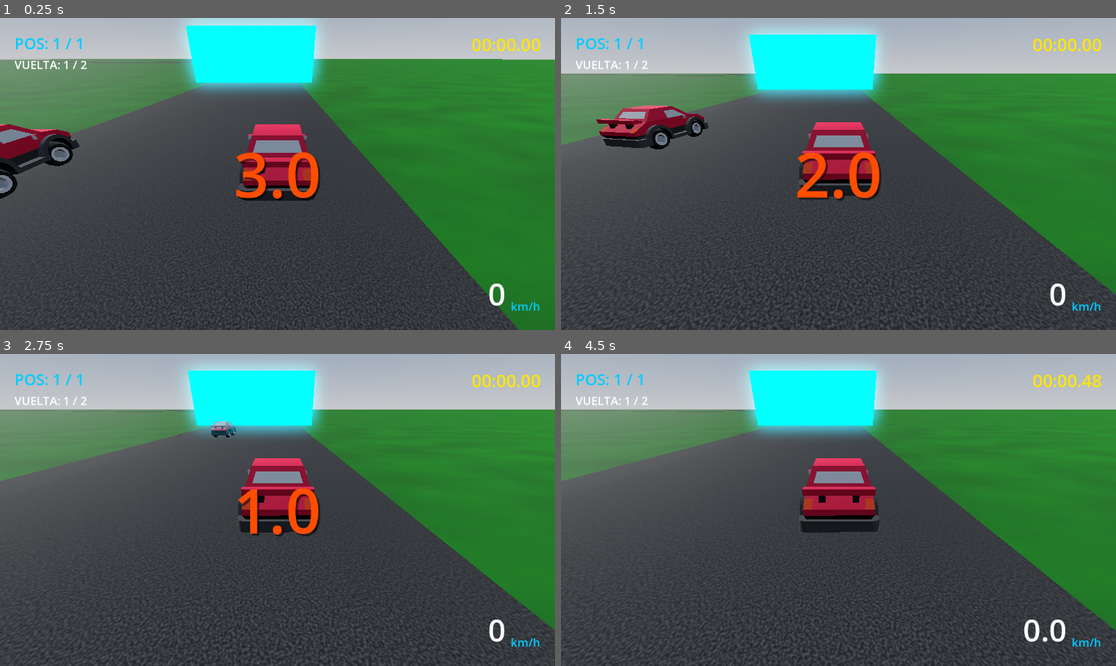
Above: before the commit, frames 1-4 (two rows, left to right).
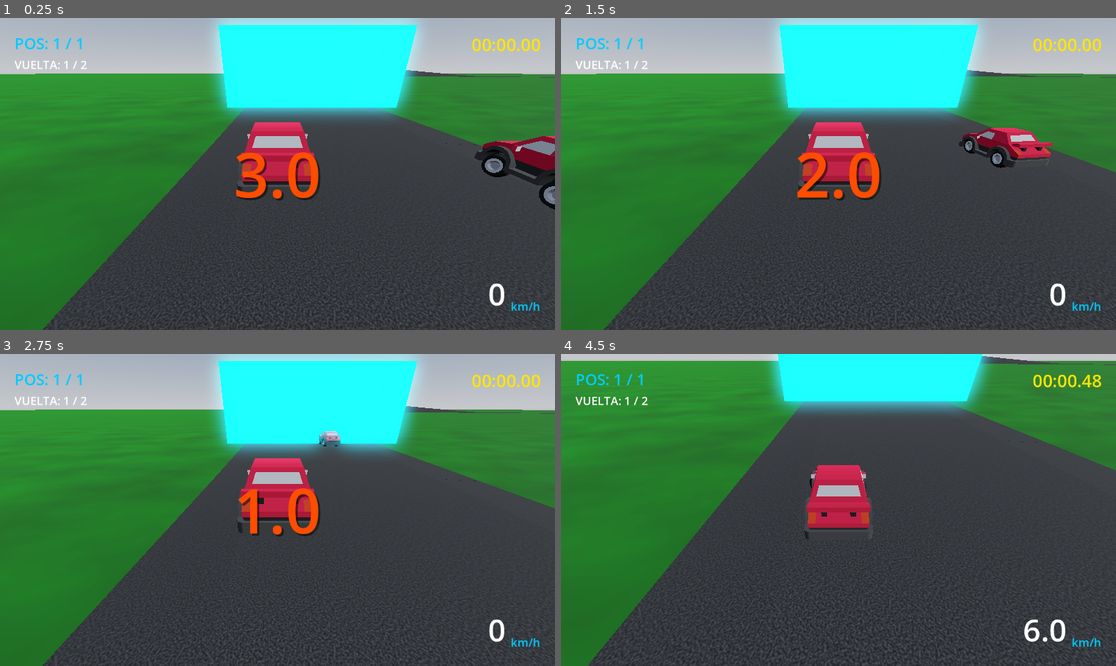
Above: after the commit, the same moments.

Repository: RafelToni/Horizon-X
Game: Godot game, scene res://scenes/prototype_track.tscn
The game is run twice, just before and just after one commit, with the same random seed, the same clock (stepped at 60 frames per second) and the same inputs.
Inputs:
- Up to frame 1 (0.25 s): no input
- Up to frame 2 (1.5 s): hold D (Steer Right) 0.53-1.28 s; tap C (Clutch) at 0.6 s; hold S (Brakes) from 1.28 s (still down); tap W (Throttle) at 1.35 s
- Up to frame 3 (2.75 s): release S (Brakes) at 2.03 s; hold D (Steer Right) from 2.03 s (still down); tap T (Toggle Transmission) at 2.1 s
- Up to frame 4 (4.5 s): release D (Steer Right) at 2.78 s; hold F (Shift Up) 2.78-3.53 s; tap C (Clutch) at 2.85 s; hold A (Steer Left) from 3.53 s (still down); tap W (Throttle) at 3.6 s; tap T (Toggle Transmission) at 4.35 s

The runs differ from the first frame. In frame 1, 53% of the frame differs, in the area x 0-100%, y 0-100%; in frame 2, 46%; in frame 3, 46%; in frame 4, 56%.

Commit message:
fix: freeze vehicles on countdown, reverse track layout, correct checkpoint sequence, and fix competitor arrays

Diff:
--- a/scenes/prototype_track.tscn
+++ b/scenes/prototype_track.tscn
@@ -18,22 +18,22 @@
 [node name="Checkpoints" type="Node3D" parent="."]
 
 [node name="Checkpoint0" parent="Checkpoints" instance=ExtResource("9_checkpoint")]
-transform = Transform3D(1, 0, 0, 0, 1, 0, 0, 0, 1, 0.05, 0.1, 10.0)
+transform = Transform3D(1, 0, 0, 0, 1, 0, 0, 0, 1, 0.05, 0.1, -10.0)
 
 [node name="Checkpoint1" parent="Checkpoints" instance=ExtResource("9_checkpoint")]
-transform = Transform3D(0.707107, 0, 0.707107, 0, 1, 0, -0.707107, 0, 0.707107, 63.54, 0.1, 255.36)
+transform = Transform3D(-0.707107, 0, 0.707107, 0, 1, 0, -0.707107, 0, -0.707107, 148.1, 0.1, -157.52)
 
 [node name="Checkpoint2" parent="Checkpoints" instance=ExtResource("9_checkpoint")]
 transform = Transform3D(-4.37114e-08, 0, -1, 0, 1, 0, 1, 0, -4.37114e-08, 336.38, 0.1, 197.26)
 
 [node name="Checkpoint3" parent="Checkpoints" instance=ExtResource("9_checkpoint")]
-transform = Transform3D(-0.707107, 0, 0.707107, 0, 1, 0, -0.707107, 0, -0.707107, 148.1, 0.1, -157.52)
+transform = Transform3D(0.707107, 0, 0.707107, 0, 1, 0, -0.707107, 0, 0.707107, 63.54, 0.1, 255.36)
 
 [node name="PlayerController" parent="." node_paths=PackedStringArray("vehicle_node") instance=ExtResource("1_controller")]
 vehicle_node = NodePath("PlayerVehicle")
 
 [node name="PlayerVehicle" parent="PlayerController" groups=["player", "vehicles"] instance=ExtResource("2_car")]
-transform = Transform3D(-1, 0, -8.74228e-08, 0, 1, 0, 8.74228e-08, 0, -1, -3.0, 0.92, -15.0)
+transform = Transform3D(1, 0, 0, 0, 1, 0, 0, 0, 1, -3.0, 0.92, 5.0)
 center_of_mass_mode = 1
 linear_damp_mode = 1
 angular_damp_mode = 1
@@ -43,7 +43,7 @@
 vehicle = NodePath("..")
 
 [node name="Camera3D" type="Camera3D" parent="." node_paths=PackedStringArray("follow_this")]
-transform = Transform3D(-1, 0, -8.74228e-08, 0, 0.989776, 0.142629, 8.74228e-08, 0.142629, -0.989776, -3.0, 1.58, -20.0)
+transform = Transform3D(1, 0, 0, 0, 0.989776, 0.142629, 0, -0.142629, 0.989776, -3.0, 1.58, 10.0)
 script = ExtResource("5_camera")
 follow_distance = 4
 follow_this = NodePath("../PlayerController/PlayerVehicle")
@@ -55,9 +55,10 @@
 look_ahead_distance = 15.0
 max_speed = 30.0
 difficulty = 0.75
+drive_backwards = true
 
 [node name="AIVehicle" parent="AIController" groups=["ai", "vehicles"] instance=ExtResource("2_car")]
-transform = Transform3D(-1, 0, -8.74228e-08, 0, 1, 0, 8.74228e-08, 0, -1, 3.0, 0.92, -15.0)
+transform = Transform3D(1, 0, 0, 0, 1, 0, 0, 0, 1, 3.0, 0.92, 5.0)
 center_of_mass_mode = 1
 linear_damp_mode = 1
 angular_damp_mode = 1
@@ -74,6 +75,6 @@
 checkpoints_container = NodePath("../Checkpoints")
 player_vehicle = NodePath("../PlayerController/PlayerVehicle")
 player_controller = NodePath("../PlayerController")
-ai_vehicles = Array[NodePath]([NodePath("../AIController/AIVehicle")])
-ai_controllers = Array[NodePath]([NodePath("../AIController")])
+ai_vehicles = [NodePath("../AIController/AIVehicle")]
+ai_controllers = [NodePath("../AIController")]
 hud = NodePath("../HUD")
--- a/scripts/events/ai_racer.gd
+++ b/scripts/events/ai_racer.gd
@@ -20,6 +20,8 @@
 @export var steer_sensitivity: float = 2.5
 ## Dificultad (de 0.0 a 1.0). Reduce la velocidad máxima y el tiempo de reacción.
 @export var difficulty: float = 0.8
+## Si está activo, la IA conducirá en la dirección de offsets decrecientes del Path3D (marcha atrás en el circuito).
+@export var drive_backwards: bool = false
 
 # Estado interno
 var path_follower: PathFollow3D
@@ -63,9 +65,10 @@
 	var closest_offset = curve.get_closest_offset(local_car_pos)
 
 	# 2. Calcular la posición objetivo un poco más adelante en la trayectoria (Pure Pursuit)
+	var dir_mult = -1.0 if drive_backwards else 1.0
 	var speed_factor = vehicle_node.linear_velocity.length() * 0.25
 	var dynamic_look_ahead = look_ahead_distance + speed_factor
-	path_follower.progress = closest_offset + dynamic_look_ahead
+	path_follower.progress = closest_offset + (dynamic_look_ahead * dir_mult)
 	var target_pos = path_follower.global_position
 
 	# 3. Calcular la dirección local hacia el objetivo
@@ -80,7 +83,7 @@
 
 	# 5. Ajustar velocidad en función de la curvatura de la pista
 	# Comprobar la dirección de un punto mucho más adelante (anticipación de curva)
-	path_follower.progress = closest_offset + dynamic_look_ahead * 2.5
+	path_follower.progress = closest_offset + (dynamic_look_ahead * 2.5 * dir_mult)
 	var far_target = path_follower.global_position
 	var local_far_target = vehicle_node.global_transform.affine_inverse() * far_target
 	var far_angle = abs(atan2(-local_far_target.x, -local_far_target.z))
--- a/scripts/events/event_runner.gd
+++ b/scripts/events/event_runner.gd
@@ -37,7 +37,8 @@
 	"next_checkpoint_idx": 0,
 	"lap": 0,
 	"finished": false,
-	"finish_time": 0.0
+	"finish_time": 0.0,
+	"has_started": false
 }
 
 var ai_states = {} # Map: ai_node -> state_dict
@@ -69,7 +70,8 @@
 			"next_checkpoint_idx": 0,
 			"lap": 0,
 			"finished": false,
-			"finish_time": 0.0
+			"finish_time": 0.0,
+			"has_started": false
 		}
 
 	# Iniciar el evento
@@ -79,6 +81,13 @@
 	state = RaceState.COUNTDOWN
 	race_time = 0.0
 	countdown_time = 3.0
+
+	# Congelar físicamente los vehículos de la parrilla
+	if player_vehicle:
+		player_vehicle.process_mode = Node.PROCESS_MODE_DISABLED
+	for ai in ai_vehicles:
+		if ai:
+			ai.process_mode = Node.PROCESS_MODE_DISABLED
 
 	# Bloquear controles
 	_set_controls_enabled(false)
@@ -119,6 +128,14 @@
 	state = RaceState.RACING
 	if hud:
 		hud.hide_countdown()
+
+	# Descongelar vehículos
+	if player_vehicle:
+		player_vehicle.process_mode = Node.PROCESS_MODE_INHERIT
+	for ai in ai_vehicles:
+		if ai:
+			ai.process_mode = Node.PROCESS_MODE_INHERIT
+
 	_set_controls_enabled(true)
 
 # Activa o desactiva la ejecución física de los controladores para bloquear la entrada de mandos
@@ -147,20 +164,17 @@
 
 	# Comprobar si el checkpoint cruzado es el esperado secuencialmente
 	if checkpoint.checkpoint_id == current_state.next_checkpoint_idx:
-		# Avanzar el índice del siguiente checkpoint esperado
-		var total_chks = checkpoints.size()
-
-		# Si cruzó el checkpoint final y vuelve a cruzar el primero (index 0), completa la vuelta
-		if current_state.next_checkpoint_idx == 0 and current_state.lap > 0:
-			# Ya se sumó el lap al cambiar al index 0 en la vuelta anterior, esto es consistente
-			pass
-
-		current_state.next_checkpoint_idx = (current_state.next_checkpoint_idx + 1) % total_chks
-
-		# Si ha vuelto a pasar el checkpoint 0 (es decir, completó una vuelta entera)
-		if current_state.next_checkpoint_idx == 1:
-			# Si ya había empezado la carrera (es decir, no es la salida inicial)
-			if current_state.lap > 0 or checkpoint.checkpoint_id == 0:
+		# Si es el primer checkpoint (salida) y el coche aún no ha comenzado oficialmente la carrera
+		if checkpoint.checkpoint_id == 0 and not current_state.has_started:
+			current_state.has_started = true
+			current_state.next_checkpoint_idx = 1
+		else:
+			# Avanzar el índice del siguiente checkpoint esperado de forma circular
+			var total_chks = checkpoints.size()
+			current_state.next_checkpoint_idx = (current_state.next_checkpoint_idx + 1) % total_chks
+
+			# Si vuelve al checkpoint 1 (es decir, ha pasado el 0 completando una vuelta)
+			if current_state.next_checkpoint_idx == 1:
 				current_state.lap += 1
 
 				if is_player:
Not shown: 1 places in scenes/prototype_track.tscn that only renumber resources
